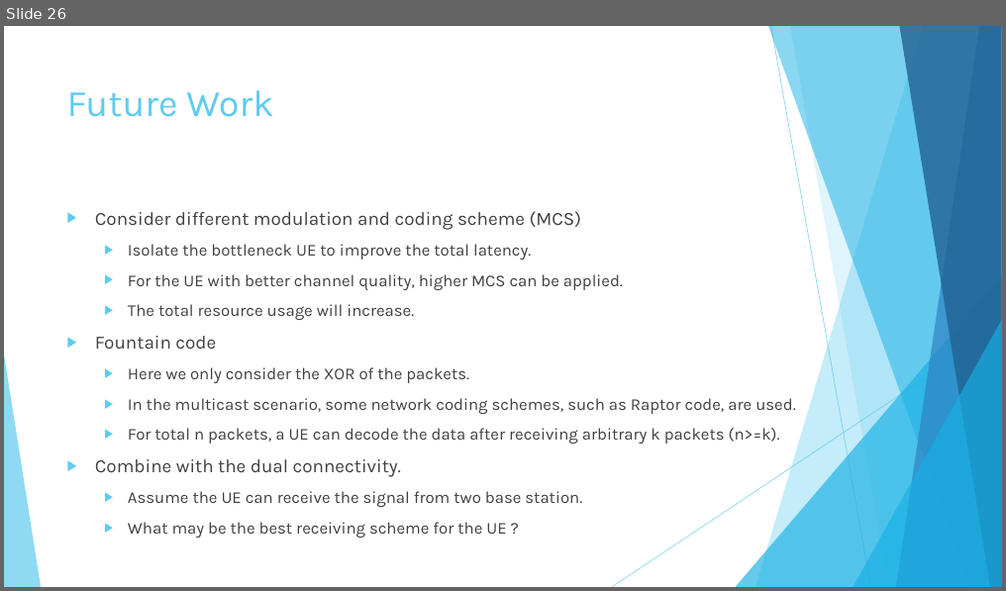
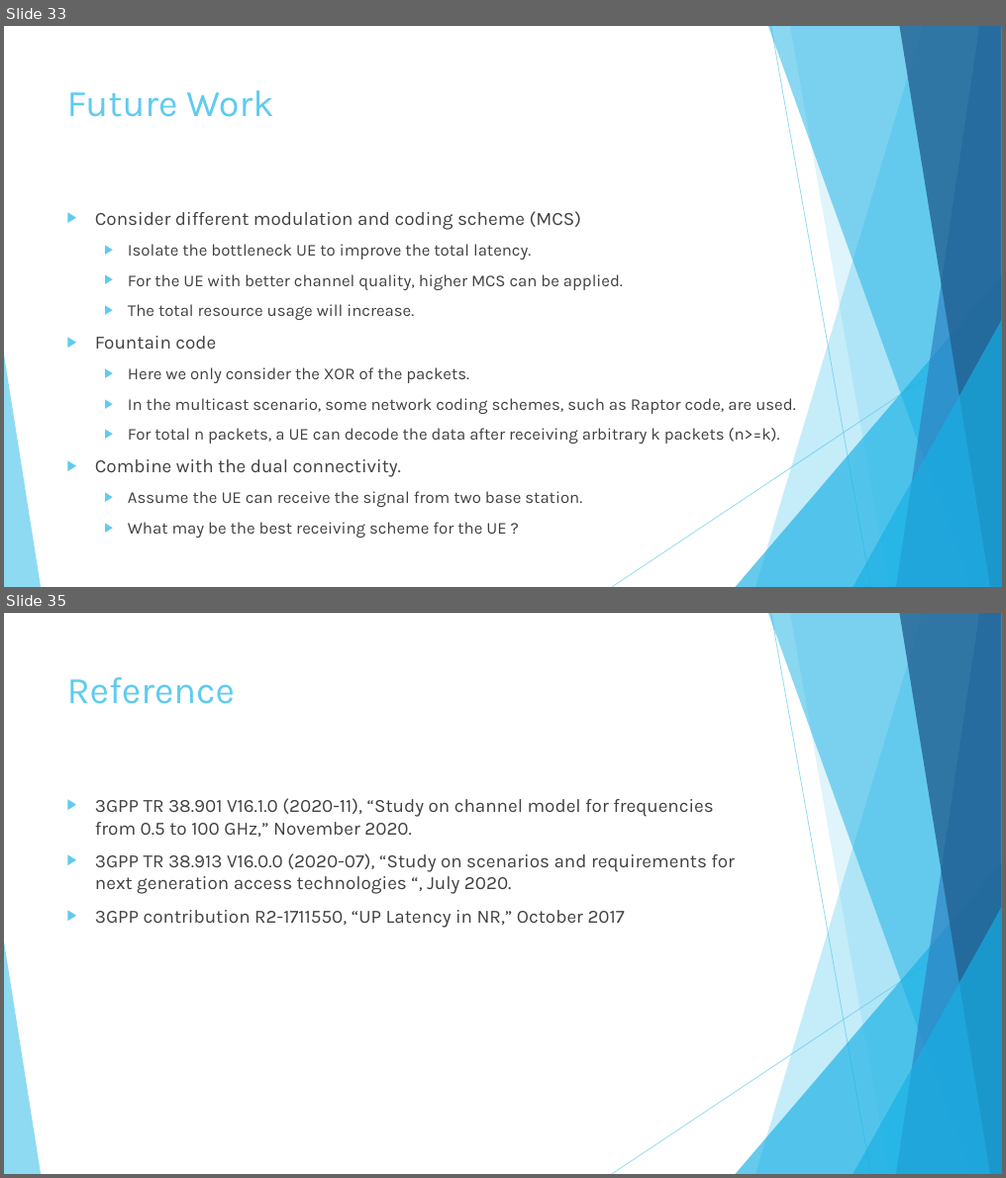
Before and after one commit to hungchun0201/Reliable_multicast_simulation, a slide deck: Final_project_reliable_multicast_retransmission_scheme.pptx. Shown one above the other, each under a label of ours: slide 26 before the commit, slides 33 and 35 after it; the slides between them are not shown. The pictures are 1006x591 and 1006x1178 pixels, drawn with LibreOffice and Linux fonts; fonts in the diff are those of the drawing. Boxes give left, top, right and bottom in pixels: in the first picture for what was removed or moved away, otherwise in the second. Text is boxed around its words. In the diff, an @@ line names an element or a change of style, - is before the commit and + after.

```diff
--- a/Final_project_reliable_multicast_retransmission_scheme.pptx
+++ b/Final_project_reliable_multicast_retransmission_scheme.pptx
@@ slide 35 added at (4,613,1002,1174), background #FFFFFF; not listed: 10 template elements that a slide beside it also shows @@
@@ title added at (67,677,236,704), 36 pt, text #5FCBEF @@
+Reference
@@ text added at (95,798,735,928), 18 pt, text #404040 @@
+▶ 3GPP TR 38.901 V16.1.0 (2020-11), “Study on channel model for frequencies from 0.5 to 100 GHz,” November 2020.
+▶ 3GPP TR 38.913 V16.0.0 (2020-07), “Study on scenarios and requirements for next generation access technologies “, July 2020.
+▶ 3GPP contribution R2-1711550, “UP Latency in NR,” October 2017
@@ what was slide 26 is now slide 33 @@
```
Also in this commit, not shown: 14 slides changed, 12 other slides added, 4 slides removed, 14 other files.
